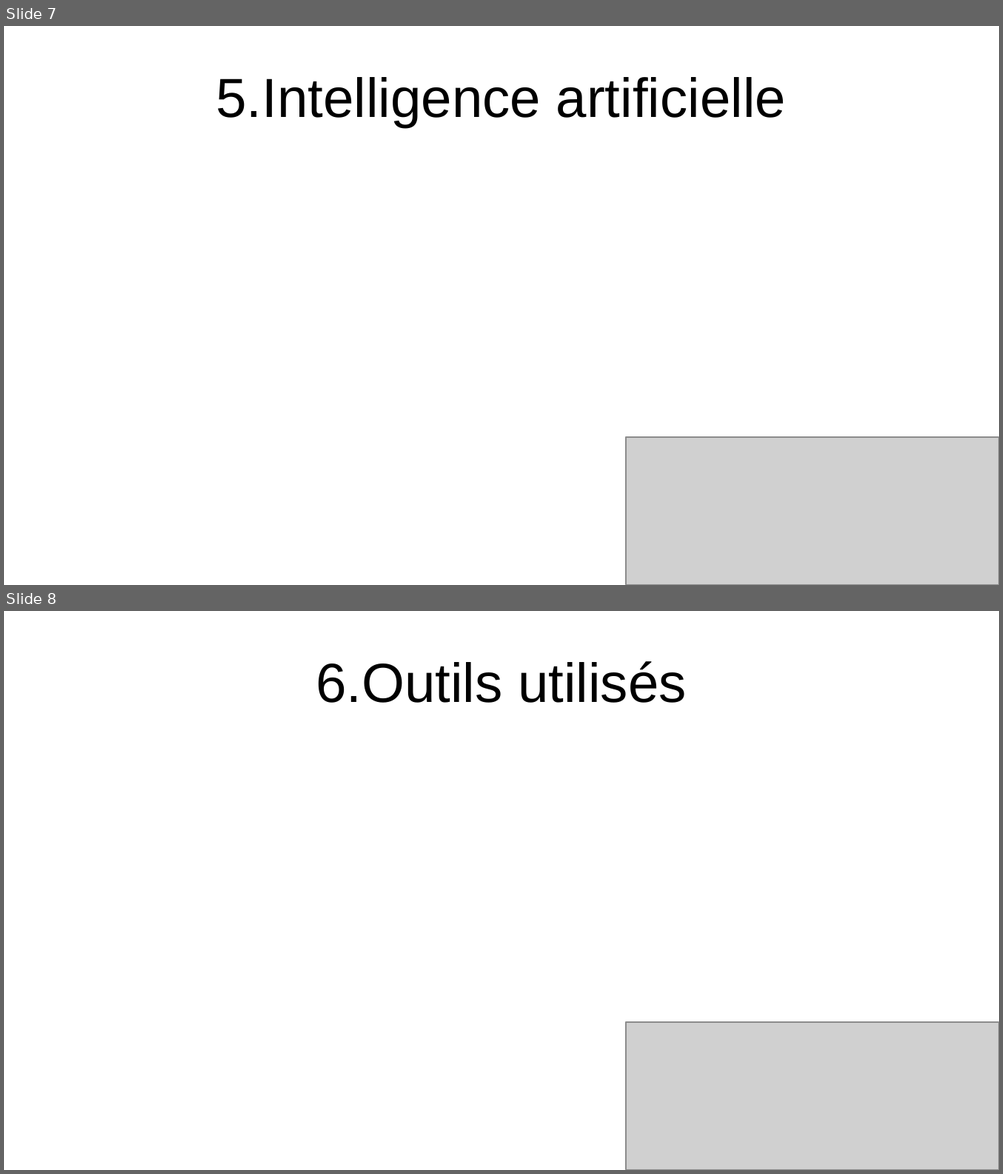
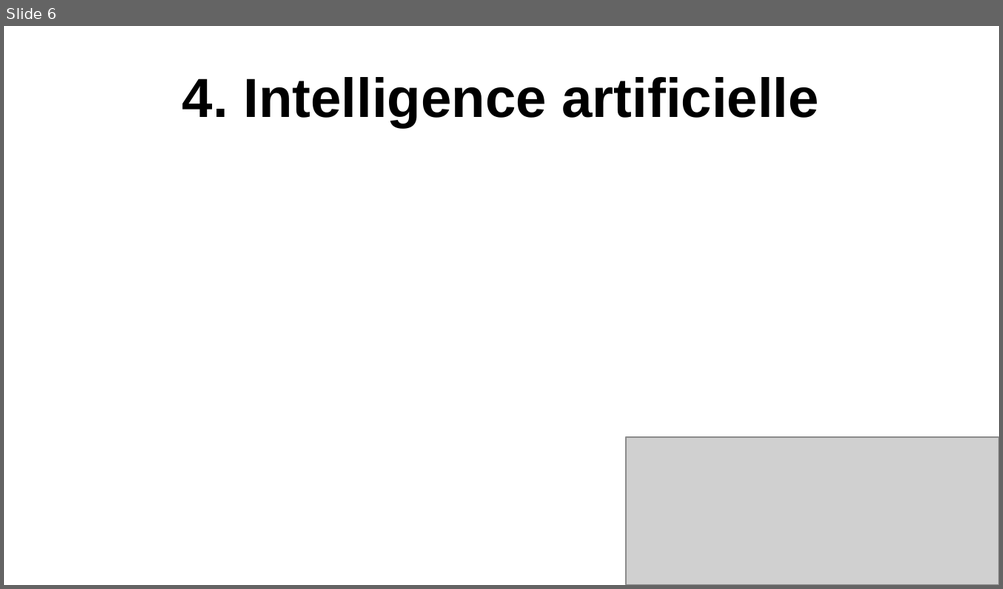
Before and after one commit to Noahrng/Projet_IA_Chess, a slide deck: diapo/projetIACHESS.odp. Shown one above the other, each under a label of ours: slides 7 and 8 before the commit, slide 6 after it. The pictures are 1003x1174 and 1003x589 pixels, drawn with LibreOffice and Linux fonts; fonts in the diff are those of the drawing; grey boxes stand for pictures. Boxes give left, top, right and bottom in pixels: in the first picture for what was removed or moved away, otherwise in the second. Text is boxed around its words. In the diff, an @@ line names an element or a change of style, - is before the commit and + after.

```diff
--- a/diapo/projetIACHESS.odp
+++ b/diapo/projetIACHESS.odp
@@ slide 8 removed at <box>4,611,999,1170</box>, background #FFFFFF @@
@@ title removed at <box>316,661,686,703</box> @@
-6.Outils utilisés
@@ picture removed at <box>626,1022,999,1170</box> @@
@@ what was slide 7 is now slide 6 @@
@@ slide 6 changed as well @@
@@ title at <box>182,77,819,127</box>: text changed; bold on @@
-5.Intelligence artificielle
+4. Intelligence artificielle
```
Also in this commit, not shown: 5 other slides changed, 2 slides added, 3 other slides removed, 1 other file.
